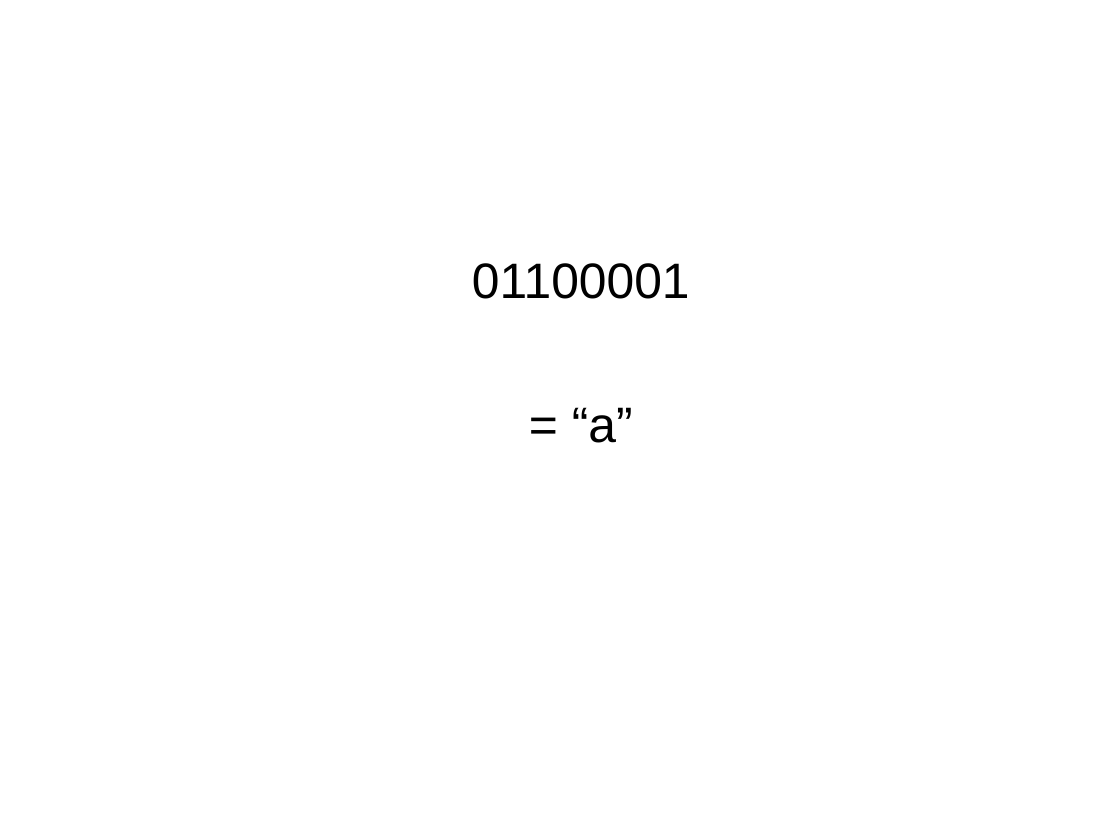
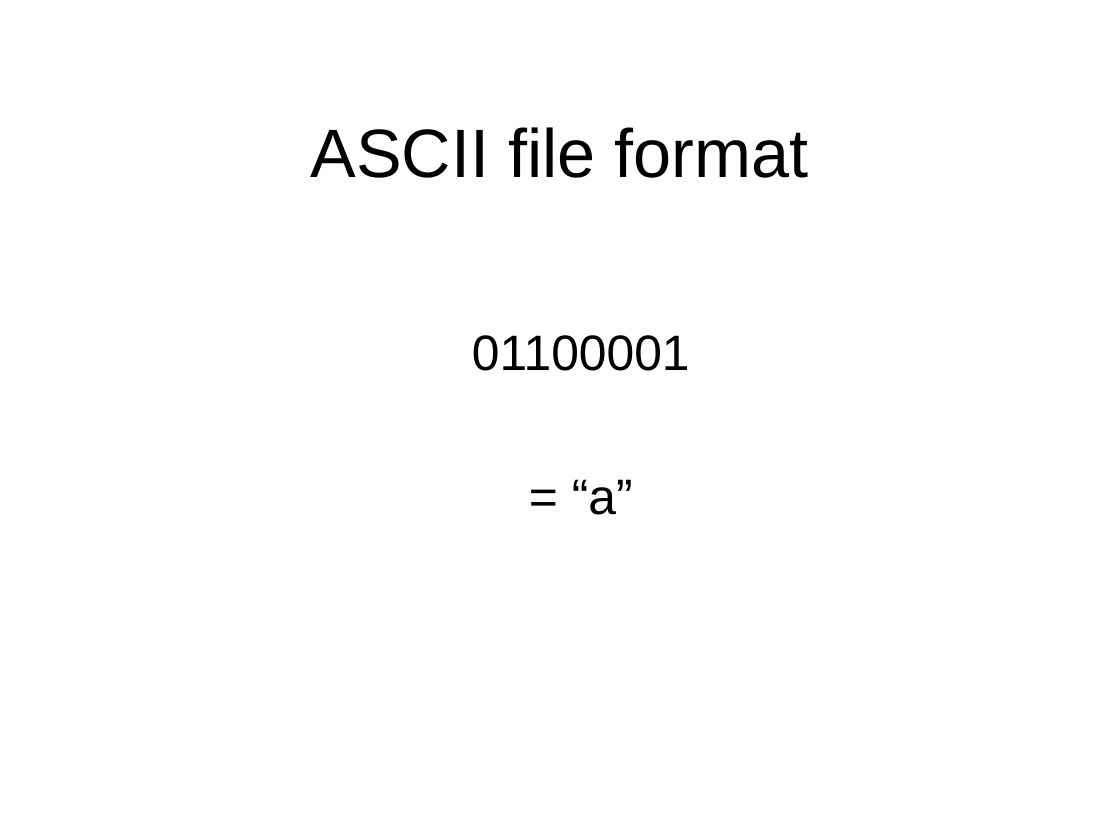
Before and after one commit to toneill/naa, a slide deck: slide 19 of doco/digital-preservation-chris-smart.odp. Drawn at 1120x840 pixels with LibreOffice and Linux fonts; fonts in the diff are those of the drawing; background and template pictures are left out. Boxes give left, top, right and bottom in pixels: in the first picture for what was removed or moved away, otherwise in the second. Text is boxed around its words. In the diff, an @@ line names an element or a change of style, - is before the commit and + after.

```diff
--- a/doco/digital-preservation-chris-smart.odp
+++ b/doco/digital-preservation-chris-smart.odp
@@ title added at [311, 127, 808, 178], 44 pt, text #000000 @@
+ASCII file format
@@ text "01100001": place and size @@
-text "01100001" at [472, 263, 690, 443]
+text "01100001" at [472, 335, 690, 515]
```
Also in this commit, not shown: 13 other slides changed, 2 slides added, 2 slides removed.
